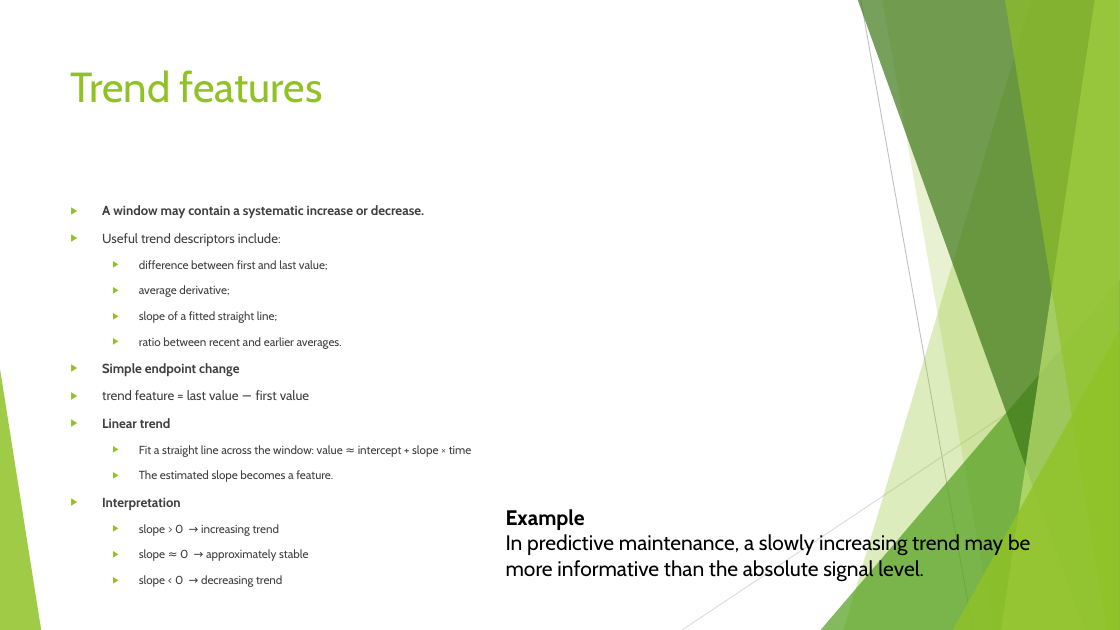
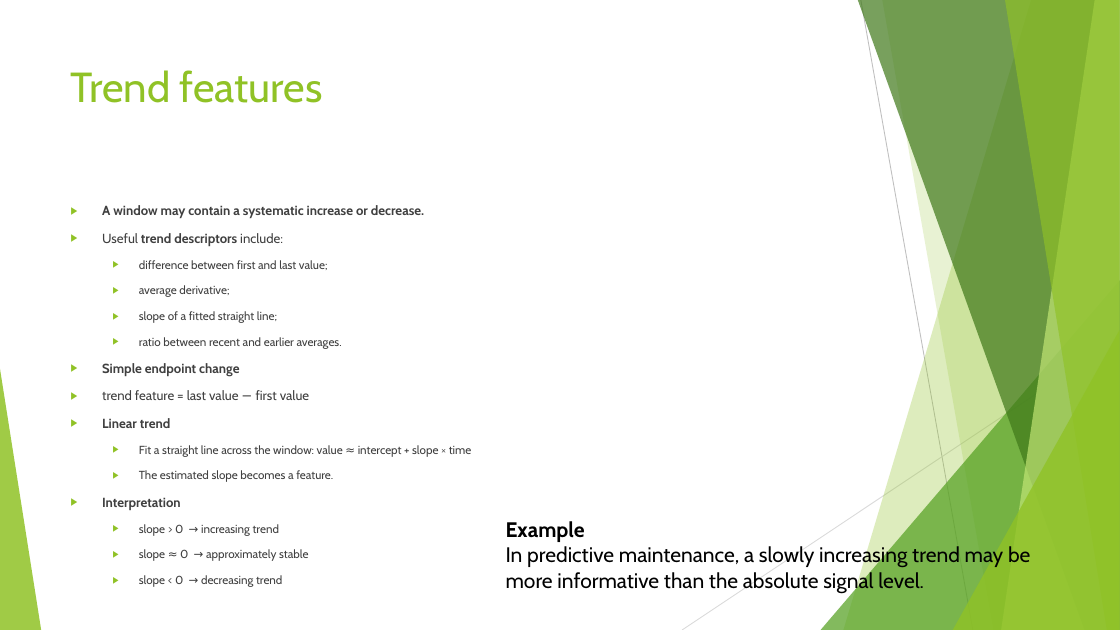
Before and after one commit to FranzGH/timeseries, a slide deck: slide 53 of Slides/03 Traditional Baselines and Feature-Based Machine Learning.pptx. Drawn at 1120x630 pixels with LibreOffice and Linux fonts; fonts in the diff are those of the drawing. Boxes give left, top, right and bottom in pixels: in the first picture for what was removed or moved away, otherwise in the second. Text is boxed around its words. In the diff, an @@ line names an element or a change of style, - is before the commit and + after.

```diff
--- a/Slides/03 Traditional Baselines and Feature-Based Machine Learning.pptx
+++ b/Slides/03 Traditional Baselines and Feature-Based Machine Learning.pptx
@@ text at (102, 233, 283, 246): bold on in "trend descriptors" @@
@@ text "Example": place and size @@
-text "Example" at (506, 509, 1030, 582)
+text "Example" at (506, 521, 1030, 594)
```
Also in this commit, not shown: 16 other slides changed, 7 other files.
